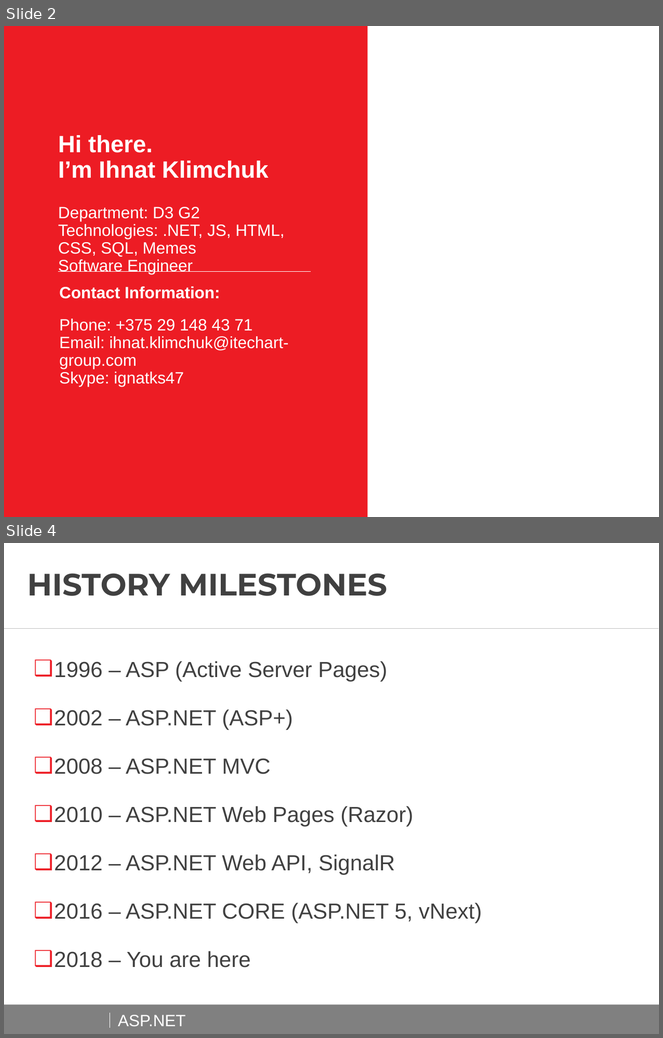
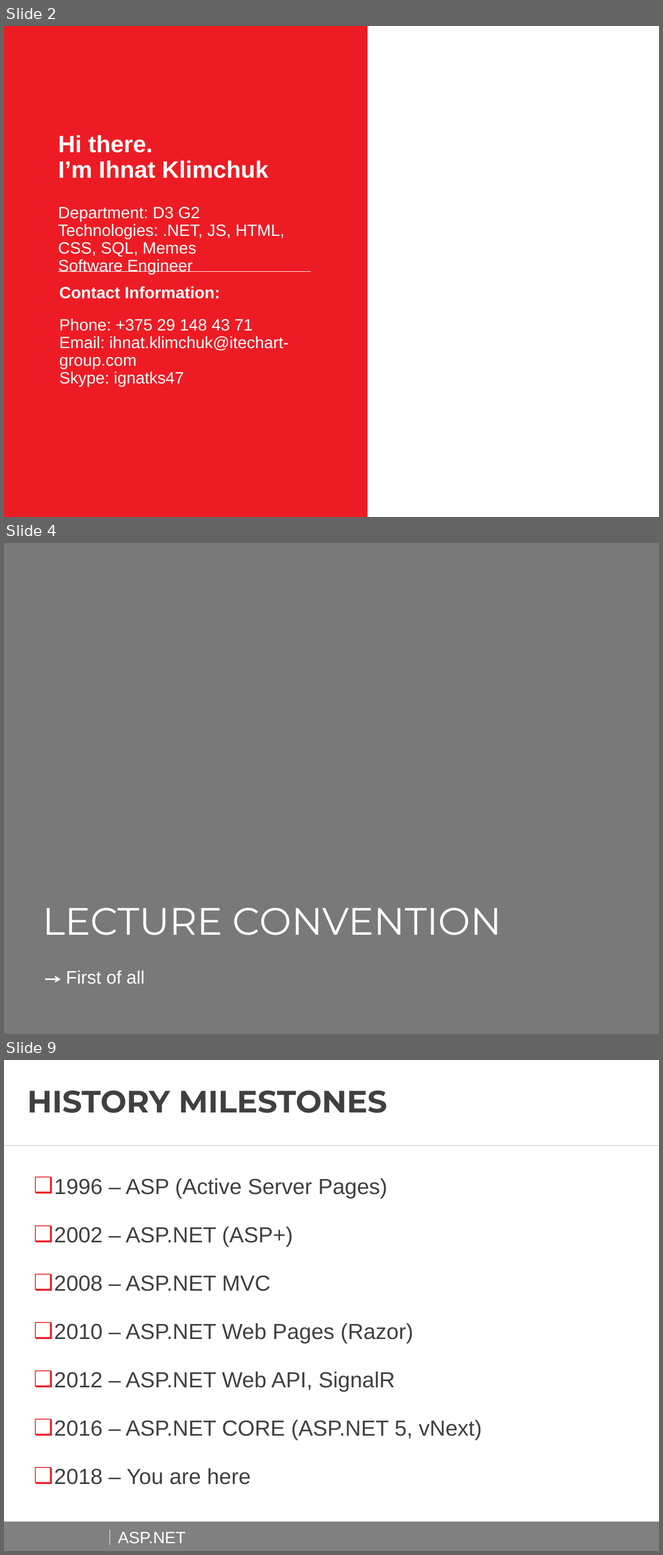
Before and after one commit to AndreiShenets/ASP.NET-Lectures, a slide deck: docs/ASP.NET - iTechArt 2018.pptx. Shown one above the other, each under a label of ours: slides 2 and 4 before the commit, slides 2, 4 and 9 after it; the slides between them are not shown. The pictures are 663x1038 and 663x1555 pixels, drawn with LibreOffice and Linux fonts; fonts in the diff are those of the drawing; background and template pictures are left out. Boxes give left, top, right and bottom in pixels: in the first picture for what was removed or moved away, otherwise in the second. Text is boxed around its words. In the diff, an @@ line names an element or a change of style, - is before the commit and + after.

Commit message:
Updating lections with convention, goals and plan

```diff
--- a/docs/ASP.NET - iTechArt 2018.pptx
+++ b/docs/ASP.NET - iTechArt 2018.pptx
@@ slide 4 added at <box>4,543,659,1034</box>, background #FFFFFF @@
@@ rectangle added at <box>4,543,659,1034</box>, fill #797979 @@
@@ text added at <box>42,908,502,936</box>, 42 pt, text #FFFFFF @@
+LECTURE CONVENTION
@@ arrow added from (45, 979) to (61, 979), #FFFFFF 1.6 pt @@
@@ text added at <box>66,970,145,984</box>, 20 pt, text #FFFFFF @@
+First of all
@@ what was slide 4 is now slide 9 @@
```
Also in this commit, not shown: 5 other slides added, 1 slide removed, 2 other files.
